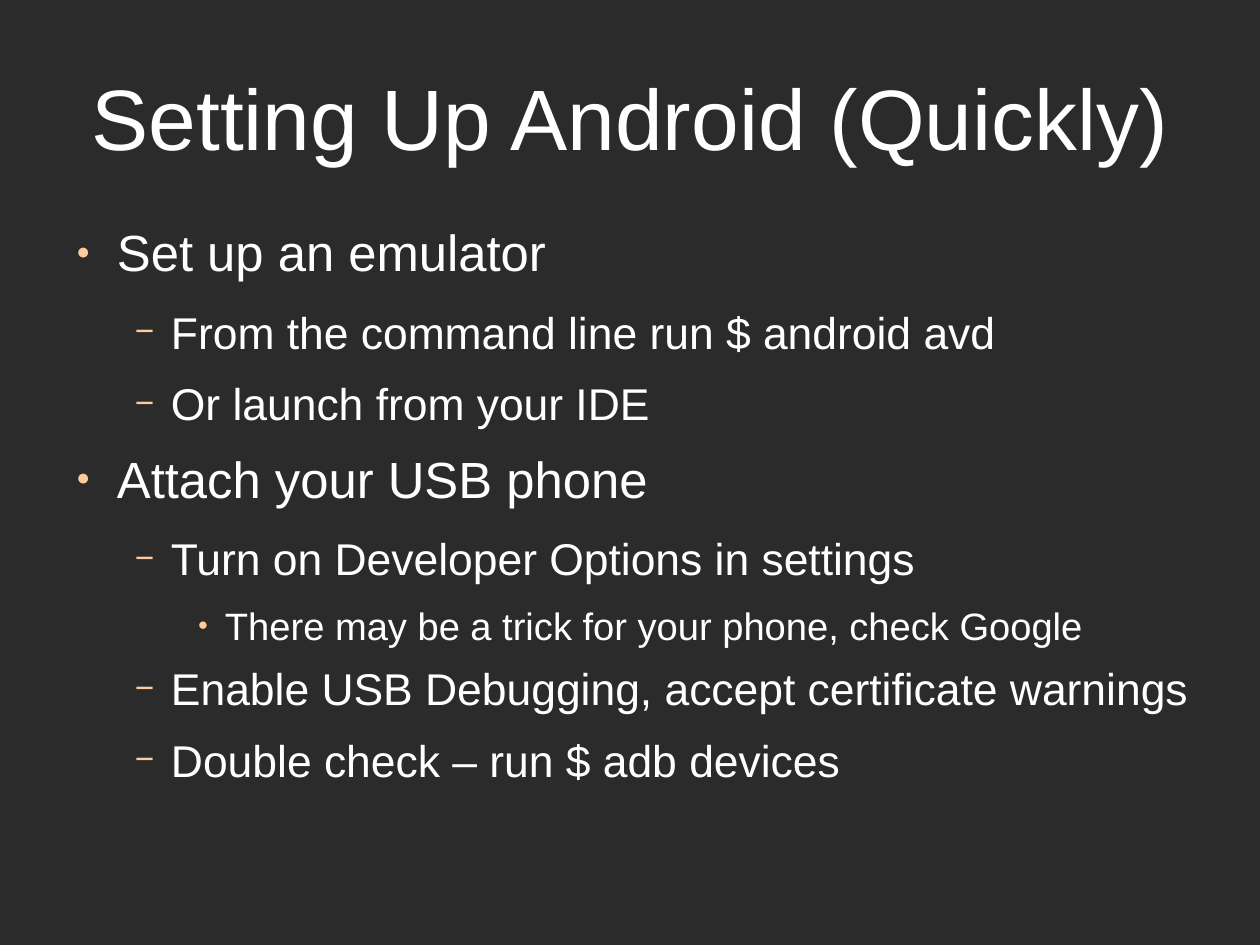
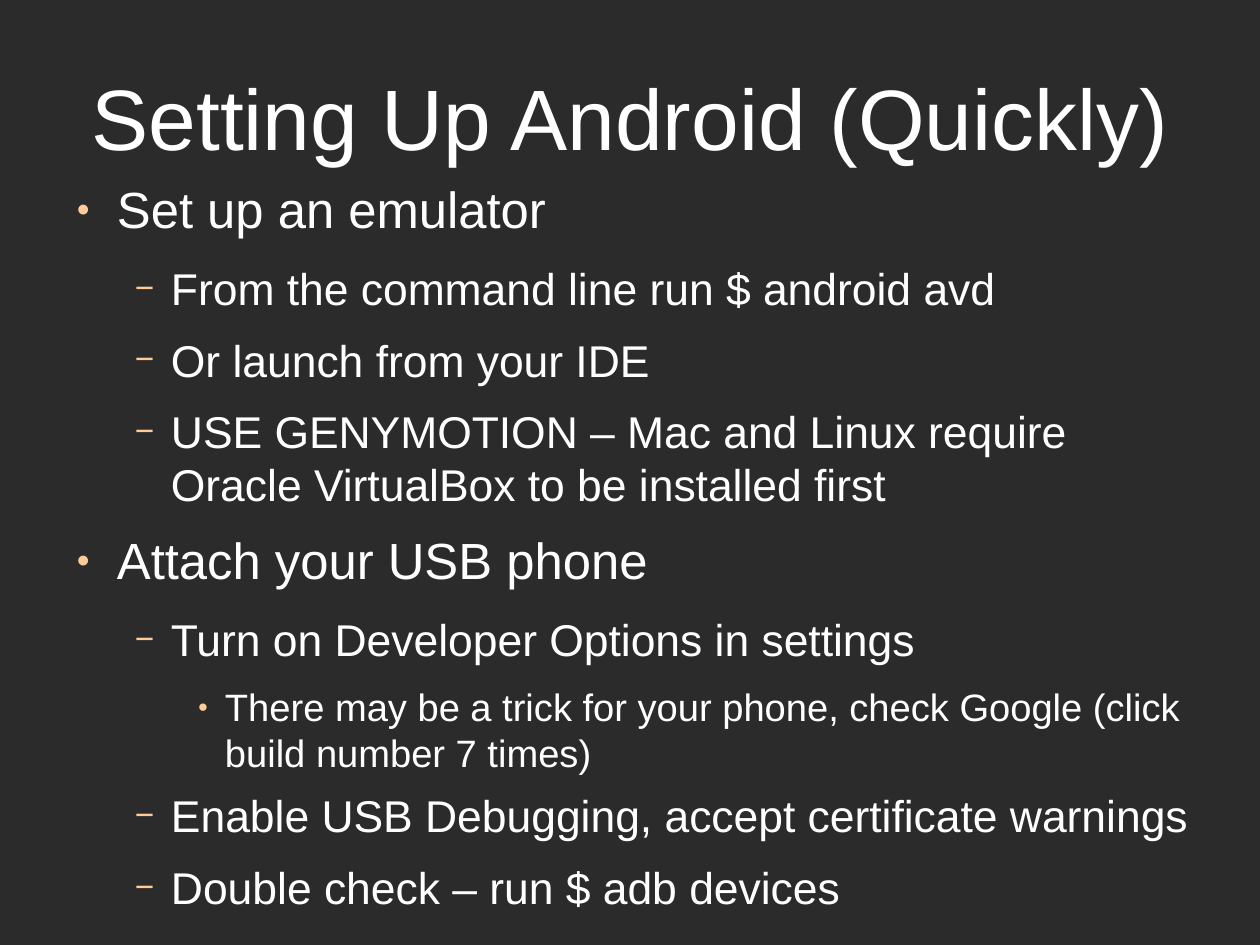
Before and after one commit to alphonzo79/HelloAndroidExample, a slide deck: slide 3 of HelloAndroidPresentationSlides.odp. Drawn at 1260x945 pixels with LibreOffice and Linux fonts; fonts in the diff are those of the drawing; background and template pictures are left out; a plain dark background stands for a picture behind light text. Boxes give left, top, right and bottom in pixels: in the first picture for what was removed or moved away, otherwise in the second. Text is boxed around its words. In the diff, an @@ line names an element or a change of style, - is before the commit and + after.

```diff
--- a/HelloAndroidPresentationSlides.odp
+++ b/HelloAndroidPresentationSlides.odp
@@ text "Set up an emulator": place and size @@
-text "Set up an emulator" at [117,234,1188,778]
+text "Set up an emulator" at [117,191,1188,905]
@@ text at [171,415,1066,502]: paragraph added @@
+  − USE GENYMOTION – Mac and Linux require Oracle VirtualBox to be installed first
@@ text at [225,693,1180,775]: text changed @@
-    ● There may be a trick for your phone, check Google
+    ● There may be a trick for your phone, check Google (click build number 7 times)
```
Also in this commit, not shown: 3 other slides changed, 4 slides added, 2 slides removed, 3 other files.
